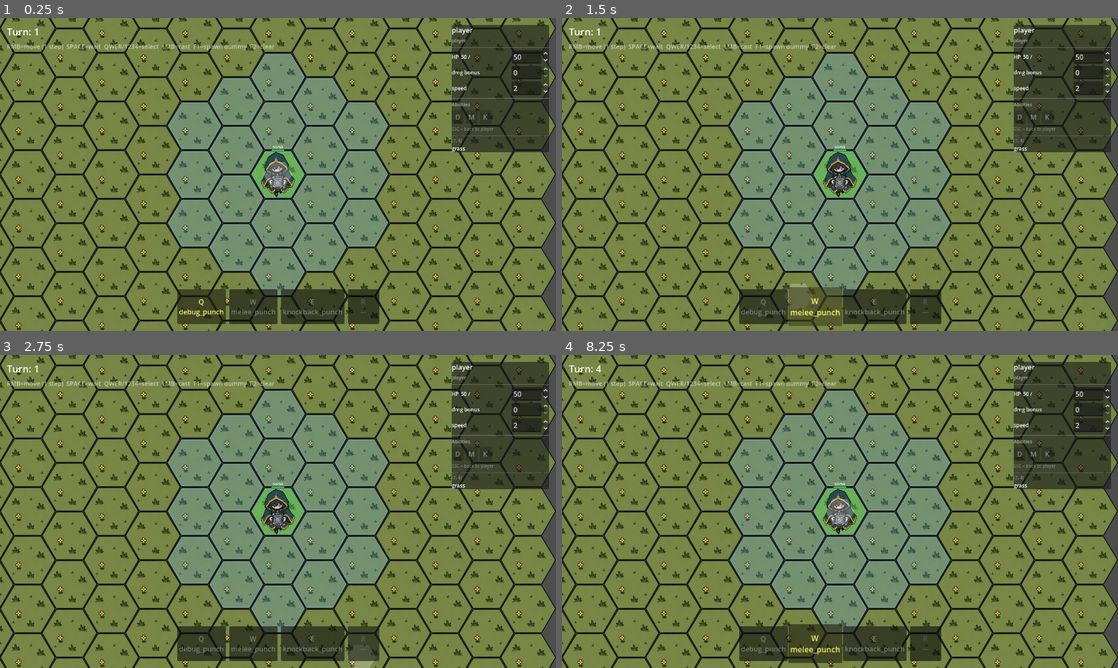
Above: before the commit, frames 1-4 (two rows, left to right).
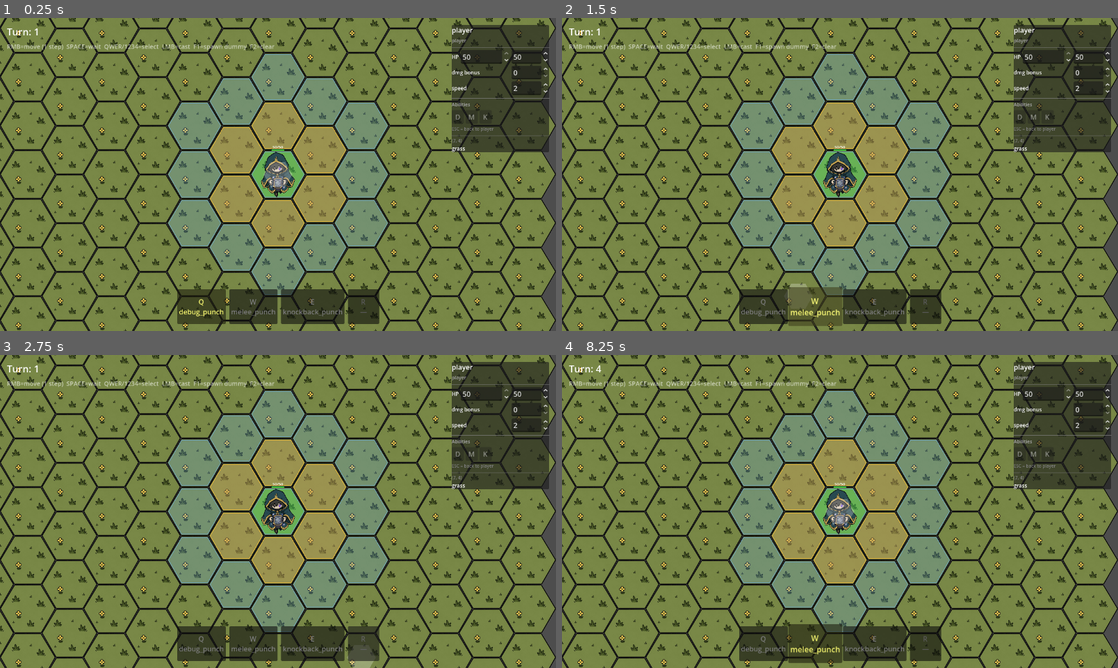
Above: after the commit, the same moments.

Repository: TortikP/GameJamProject
Game: Godot game, scene res://scenes/dev/godmode.tscn
The game is run twice, just before and just after one commit, with the same random seed, the same clock (stepped at 60 frames per second) and the same inputs. This scene is started directly instead of the project's main scene.
Inputs (mouse positions are in pixels of both pictures, inside the frame that each line leads up to):
- Up to frame 1 (0.25 s): no input
- Up to frame 2 (1.5 s): click "Q debug_punch" at 0.5 s; click "W melee_punch" at 1.25 s
- Up to frame 3 (2.75 s): click "R —" at 2 s
- Up to frame 4 (8.25 s): click "E knockback_punch" at 2.75 s; tap Enter at 3.5, 5, 6.5 s; move the mouse to (962, 495) at 3.52 s; hold D (hex_move_bottom_right) 3.53-4.25 s; tap S (hex_move_bottom) at 3.6 s; click (962, 495) at 3.67 s; tap Space (wait_turn) at 4.25, 7.25 s; drag from (728, 527) to (812, 574) at 4.27 s; move the mouse to (895, 442) at 5.02 s; hold D (hex_move_bottom_right) 5.03-5.75 s; hold Space (wait_turn) 5.03-5.75 s; drag from (812, 574) to (673, 464) at 5.77 s; move the mouse to (1006, 558) at 6.52 s; hold A (hex_move_bottom_left) 6.53-7.25 s; tap R at 6.6 s; drag from (673, 464) to (756, 433) at 7.27 s; move the mouse to (867, 511) at 8.02 s; hold A (hex_move_bottom_left) from 8.03 s (still down); tap 2 at 8.1 s; click (867, 511) at 8.17 s

The runs differ from the first frame. In frame 1, 6.6% of the frame differs, in the area x 37-92%, y 10-73%; in frame 2, 6.6%; in frame 3, 6.6%; in frame 4, 6.6%.

Commit message:
feat(006): SpinBox curr_hp + attack range overlay
Bug fix:
- LabelCurrHp → SpinCurrHp: current HP is now editable (1..max_hp)
- _on_curr_hp_changed: sets actor.hp + emits damaged for HealthBar refresh

Attack range overlay (orange):
- AbilityTarget.get_range_hexes() — new virtual method, default []
- SingleEnemyAdjacentTarget overrides: returns get_walkable_neighbours(caster_coord)
- HexGrid.get_walkable_neighbours() — public wrapper added
- MoveRangeOverlay.show_for(): collects range hexes from all actor abilities,
  draws orange layer (z=3) on top of move range (z=2)
  Includes occupied hexes so you see 'can hit if enemy stands here'

Diff:
--- a/scenes/dev/actor_inspector.tscn
+++ b/scenes/dev/actor_inspector.tscn
@@ -47,11 +47,12 @@
 text = "HP"
 theme_override_font_sizes/font_size = 12
 
-[node name="LabelCurrHp" type="Label" parent="VBox/ActorSection/RowMaxHp"]
+[node name="SpinCurrHp" type="SpinBox" parent="VBox/ActorSection/RowMaxHp"]
 layout_mode = 2
-text = "--- /"
+min_value = 1.0
+max_value = 100.0
+value = 50.0
 size_flags_horizontal = 3
-theme_override_font_sizes/font_size = 12
 
 [node name="SpinMaxHp" type="SpinBox" parent="VBox/ActorSection/RowMaxHp"]
 layout_mode = 2
--- a/scripts/core/abilities/ability_target.gd
+++ b/scripts/core/abilities/ability_target.gd
@@ -21,3 +21,11 @@
 ## targets where resolve is expensive (e.g. zone scans) and want a faster predicate.
 func can_apply(caster: Actor, ctx: Dictionary) -> bool:
 	return not resolve(caster, ctx).is_empty()
+
+
+## Returns all coords this target type COULD reach from caster_coord, regardless
+## of what's currently standing on them. Used by MoveRangeOverlay to paint the
+## attack range. Default: empty (unknown / point-target with no spatial meaning).
+## Subclasses with spatial range (adjacent, zone, ray) should override.
+func get_range_hexes(_caster_coord: Vector2i, _grid: HexGrid) -> Array[Vector2i]:
+	return []
--- a/scripts/core/abilities/targets/single_enemy_adjacent_target.gd
+++ b/scripts/core/abilities/targets/single_enemy_adjacent_target.gd
@@ -19,3 +19,9 @@
 	if path.size() != 2:
 		return []
 	return base
+
+
+## All walkable neighbours — the spatial range of an adjacent attack.
+## Includes occupied hexes so the overlay shows "you can hit here if an enemy stands here."
+func get_range_hexes(caster_coord: Vector2i, grid: HexGrid) -> Array[Vector2i]:
+	return grid.get_walkable_neighbours(caster_coord)
--- a/scripts/core/arena/hex_grid.gd
+++ b/scripts/core/arena/hex_grid.gd
@@ -103,6 +103,10 @@
 			continue
 		var neighbours: Array[Vector2i] = _get_walkable_neighbours(coord)
 		_pathfinder.connect_neighbours(coord, neighbours)
+
+
+func get_walkable_neighbours(coord: Vector2i) -> Array[Vector2i]:
+	return _get_walkable_neighbours(coord)
 
 
 func _get_walkable_neighbours(coord: Vector2i) -> Array[Vector2i]:
--- a/scripts/presentation/godmode/actor_inspector.gd
+++ b/scripts/presentation/godmode/actor_inspector.gd
@@ -16,7 +16,7 @@
 # UI nodes — resolved in _ready, all must exist in actor_inspector.tscn
 @onready var _label_id: Label        = $VBox/ActorSection/LabelId
 @onready var _label_team: Label      = $VBox/ActorSection/LabelTeam
-@onready var _label_curr_hp: Label   = $VBox/ActorSection/RowMaxHp/LabelCurrHp
+@onready var _spin_curr_hp: SpinBox  = $VBox/ActorSection/RowMaxHp/SpinCurrHp
 @onready var _spin_max_hp: SpinBox   = $VBox/ActorSection/RowMaxHp/SpinMaxHp
 @onready var _spin_damage: SpinBox   = $VBox/ActorSection/RowDamage/SpinDamage
 @onready var _spin_speed: SpinBox    = $VBox/ActorSection/RowSpeed/SpinSpeed
@@ -58,12 +58,15 @@
 
 
 func _setup_spinbox_ranges() -> void:
+	_spin_curr_hp.min_value = 1;   _spin_curr_hp.max_value = 200; _spin_curr_hp.step = 1
 	_spin_max_hp.min_value  = 1;   _spin_max_hp.max_value  = 200; _spin_max_hp.step  = 1
 	_spin_damage.min_value  = 0;   _spin_damage.max_value  = 50;  _spin_damage.step  = 1
 	_spin_speed.min_value   = 0;   _spin_speed.max_value   = 6;   _spin_speed.step   = 1
+	_spin_curr_hp.rounded = true
 	_spin_max_hp.rounded  = true
 	_spin_damage.rounded  = true
 	_spin_speed.rounded   = true
+	_restrict_to_int(_spin_curr_hp)
 	_restrict_to_int(_spin_max_hp)
 	_restrict_to_int(_spin_damage)
 	_restrict_to_int(_spin_speed)
@@ -100,12 +103,15 @@
 
 	_label_id.text   = String(actor.actor_id)
 	_label_team.text = String(actor.team)
+	_spin_curr_hp.set_value_no_signal(actor.hp)
+	_spin_curr_hp.max_value = actor.max_hp
 	_spin_max_hp.set_value_no_signal(actor.max_hp)
 	_spin_damage.set_value_no_signal(actor.damage_bonus)
 	_spin_speed.set_value_no_signal(actor.speed)
 
 	actor.damaged.connect(_on_actor_damaged)
 	actor.died.connect(_on_actor_died, CONNECT_ONE_SHOT)
+	_spin_curr_hp.value_changed.connect(_on_curr_hp_changed)
 	_spin_max_hp.value_changed.connect(_on_max_hp_changed)
 	_spin_damage.value_changed.connect(_on_damage_changed)
 	_spin_speed.value_changed.connect(_on_speed_changed)
@@ -164,6 +170,8 @@
 	if _actor.damaged.is_connected(_on_actor_damaged):
 		_actor.damaged.disconnect(_on_actor_damaged)
 	# died was CONNECT_ONE_SHOT — auto-disconnects after fire, no manual needed
+	if _spin_curr_hp.value_changed.is_connected(_on_curr_hp_changed):
+		_spin_curr_hp.value_changed.disconnect(_on_curr_hp_changed)
 	if _spin_max_hp.value_changed.is_connected(_on_max_hp_changed):
 		_spin_max_hp.value_changed.disconnect(_on_max_hp_changed)
 	if _spin_damage.value_changed.is_connected(_on_damage_changed):
@@ -175,7 +183,8 @@
 func _refresh_hp_label() -> void:
 	if _actor == null:
 		return
-	_label_curr_hp.text = "%d /" % _actor.hp
+	_spin_curr_hp.max_value = _actor.max_hp
+	_spin_curr_hp.set_value_no_signal(_actor.hp)
 
 
 ## Rebuild the abilities row from actor.get_abilities().
@@ -226,6 +235,13 @@
 
 # ── SpinBox handlers ──────────────────────────────────────────────────────────
 
+func _on_curr_hp_changed(value: float) -> void:
+	if _actor == null:
+		return
+	_actor.hp = clampi(int(value), 1, _actor.max_hp)
+	_actor.damaged.emit(_actor.actor_id, 0, _actor.hp)
+
+
 func _on_max_hp_changed(value: float) -> void:
 	if _actor == null:
 		return
--- a/scripts/presentation/godmode/move_range_overlay.gd
+++ b/scripts/presentation/godmode/move_range_overlay.gd
@@ -12,6 +12,8 @@
 const COLOR_SELF: Color  = Color(0.30, 1.00, 0.45, 0.35)  # current hex of selected actor
 const COLOR_OUTLINE_ALLY:  Color = Color(0.40, 0.70, 1.00, 0.55)
 const COLOR_OUTLINE_ENEMY: Color = Color(1.00, 0.40, 0.40, 0.55)
+const COLOR_ATTACK:         Color = Color(1.00, 0.60, 0.00, 0.28)
+const COLOR_ATTACK_OUTLINE: Color = Color(1.00, 0.72, 0.10, 0.72)
 
 var _grid: Node = null  # HexGrid
 var _polys: Array[Node2D] = []
@@ -62,11 +64,26 @@
 	for coord in reachable:
 		_add_hex(coord, fill_col, outline_col)
 
+	# ── Attack range ──────────────────────────────────────────────────────────
+	# Collect all coords reachable by any of this actor's abilities.
+	# Shown in orange, drawn ON TOP of move range (higher z).
+	var attack_coords: Dictionary = {}  # Vector2i → true (dedup)
+	for ability_id in actor.get_abilities():
+		var ability: Ability = AbilityDatabase.get_ability(ability_id)
+		if ability == null or ability.target == null:
+			continue
+		var range_hexes: Array[Vector2i] = ability.target.get_range_hexes(actor_coord, _grid)
+		for c in range_hexes:
+			attack_coords[c] = true
 
-func _add_hex(coord: Vector2i, fill: Color, outline: Color) -> void:
+	for coord in attack_coords.keys():
+		_add_hex(coord, COLOR_ATTACK, COLOR_ATTACK_OUTLINE, 3)
+
+
+func _add_hex(coord: Vector2i, fill: Color, outline: Color, z: int = 2) -> void:
 	var poly: Node2D = Node2D.new()
 	poly.position = _grid.tile_map_layer.map_to_local(coord)
-	poly.z_index = 2
+	poly.z_index = z
 	# Store colors so _draw can access them via metadata
 	poly.set_meta("fill", fill)
 	poly.set_meta("outline", outline)
